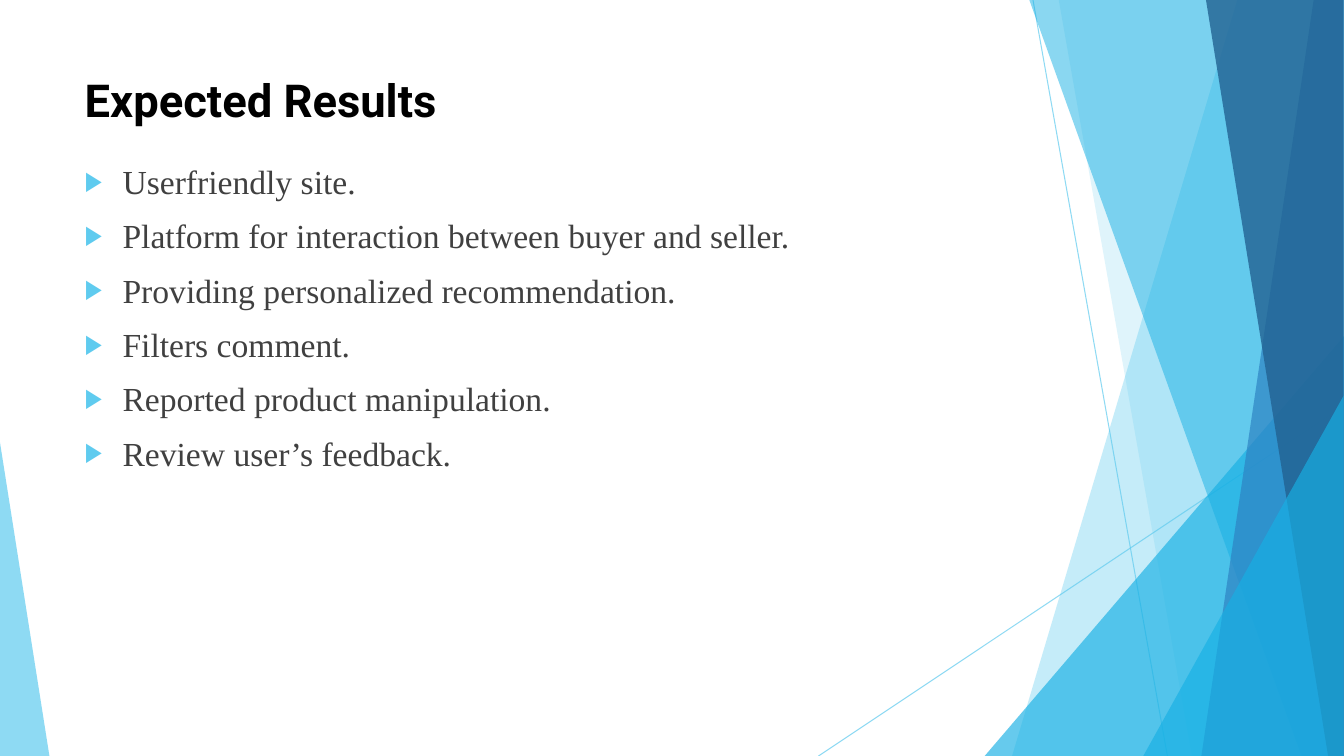
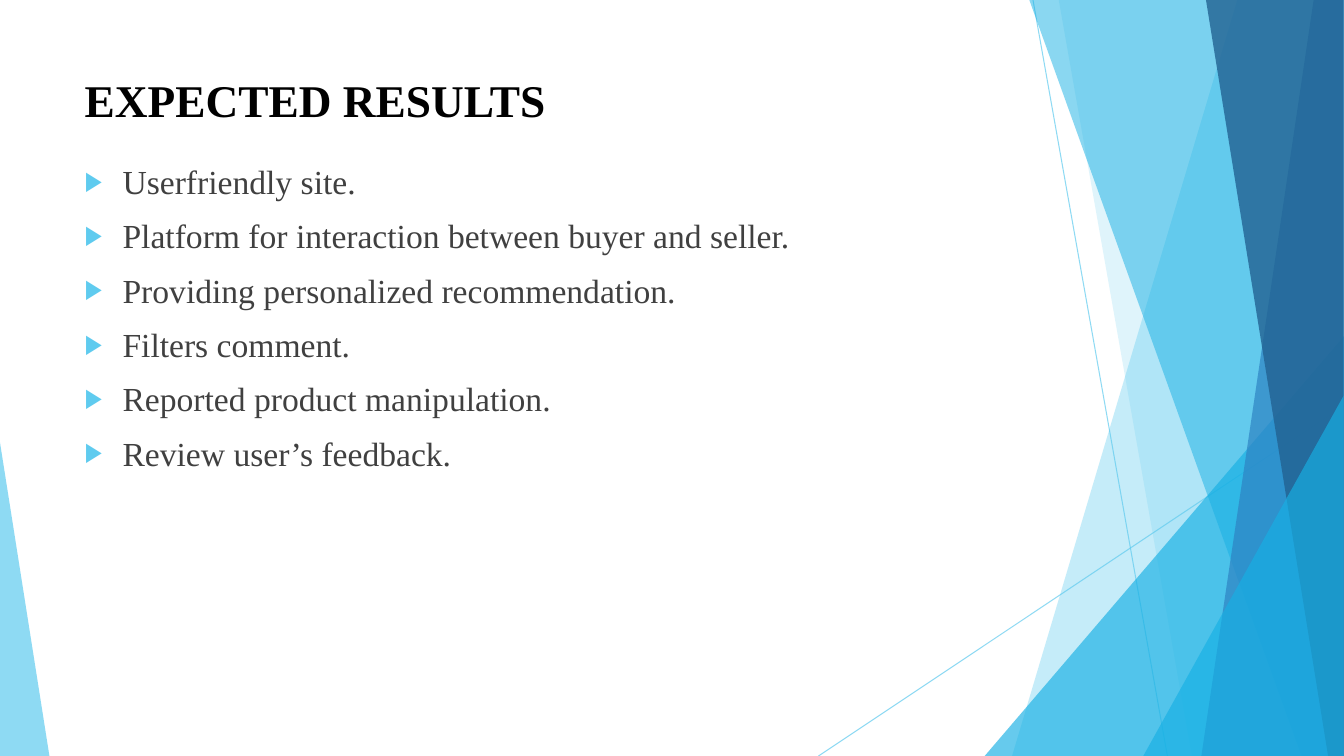
Before and after one commit to KojuOrg/E-Mart-Document, a slide deck: slide 12 of Proposal/Presentation/ProposalSlide.pptx. Drawn at 1344x756 pixels with LibreOffice and Linux fonts; fonts in the diff are those of the drawing. Boxes give left, top, right and bottom in pixels: in the first picture for what was removed or moved away, otherwise in the second. Text is boxed around its words. In the diff, an @@ line names an element or a change of style, - is before the commit and + after.

```diff
--- a/Proposal/Presentation/ProposalSlide.pptx
+++ b/Proposal/Presentation/ProposalSlide.pptx
@@ title at box(85, 87, 545, 118): text changed; font Roboto to Times New Roman @@
-Expected Results
+EXPECTED RESULTS
```
Also in this commit, not shown: 12 other slides changed, 1 slide added, 1 slide removed.
